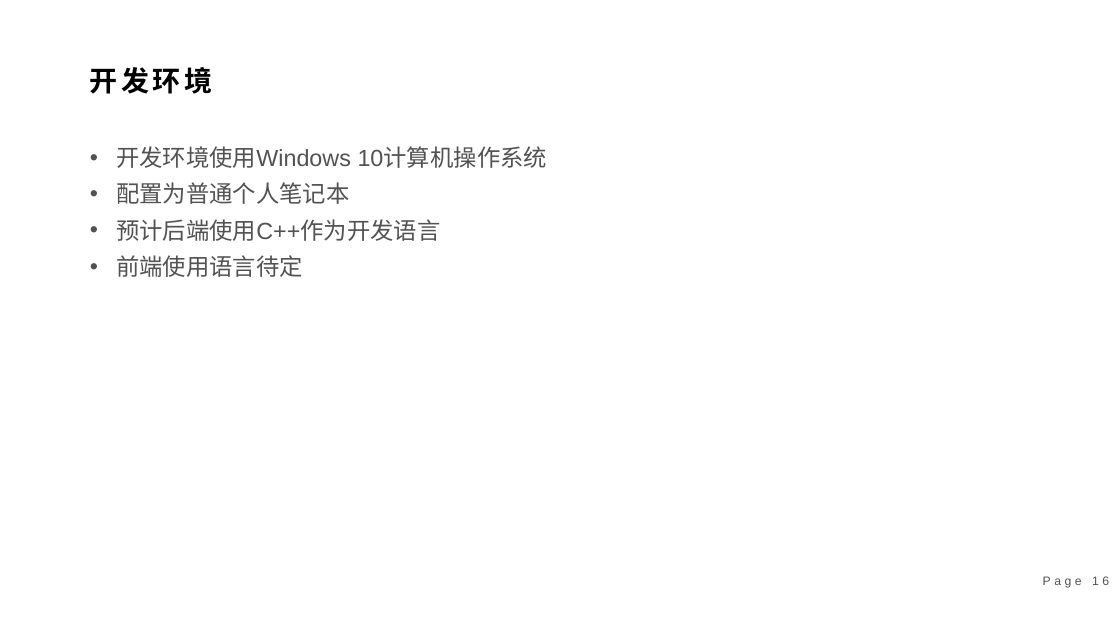
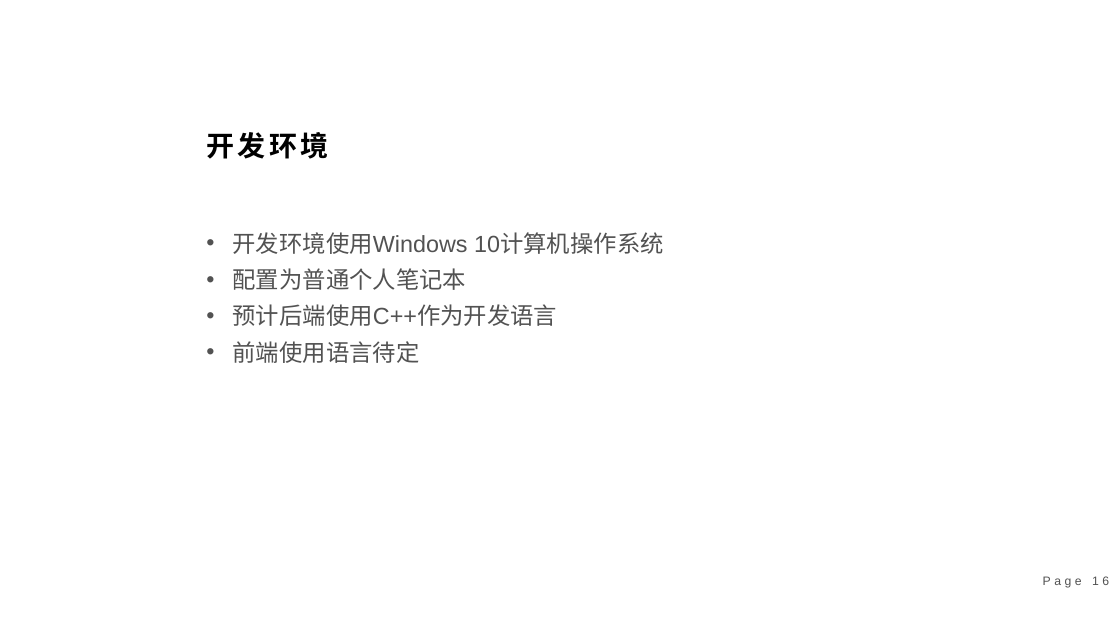
Before and after one commit to Cheeennnnnnnn/Unnamed, a slide deck: slide 16 of 第一次提交物-未命名小组/第1次汇报-未命名小组.pptx. Drawn at 1120x630 pixels with LibreOffice and Linux fonts; fonts in the diff are those of the drawing. Boxes give left, top, right and bottom in pixels: in the first picture for what was removed or moved away, otherwise in the second. Text is boxed around its words. In the diff, an @@ line names an element or a change of style, - is before the commit and + after.

Commit message:
9月9日最后一次提交-张海汀
倒数第二版ppt，修正了一些问题，缺失后端计划和更丰富的概要设计内容

```diff
--- a/第一次提交物-未命名小组/第1次汇报-未命名小组.pptx
+++ b/第一次提交物-未命名小组/第1次汇报-未命名小组.pptx
@@ text "开发环境": place and size @@
-text "开发环境" at bbox=[90, 67, 212, 94]
+text "开发环境" at bbox=[206, 132, 328, 159]
@@ text "开发环境使用Windows 10计算机操作系统": place and size @@
-text "开发环境使用Windows 10计算机操作系统" at bbox=[116, 146, 548, 277]
+text "开发环境使用Windows 10计算机操作系统" at bbox=[233, 232, 664, 363]
```
Also in this commit, not shown: 10 other slides changed, 4 slides added, 8 other files.
